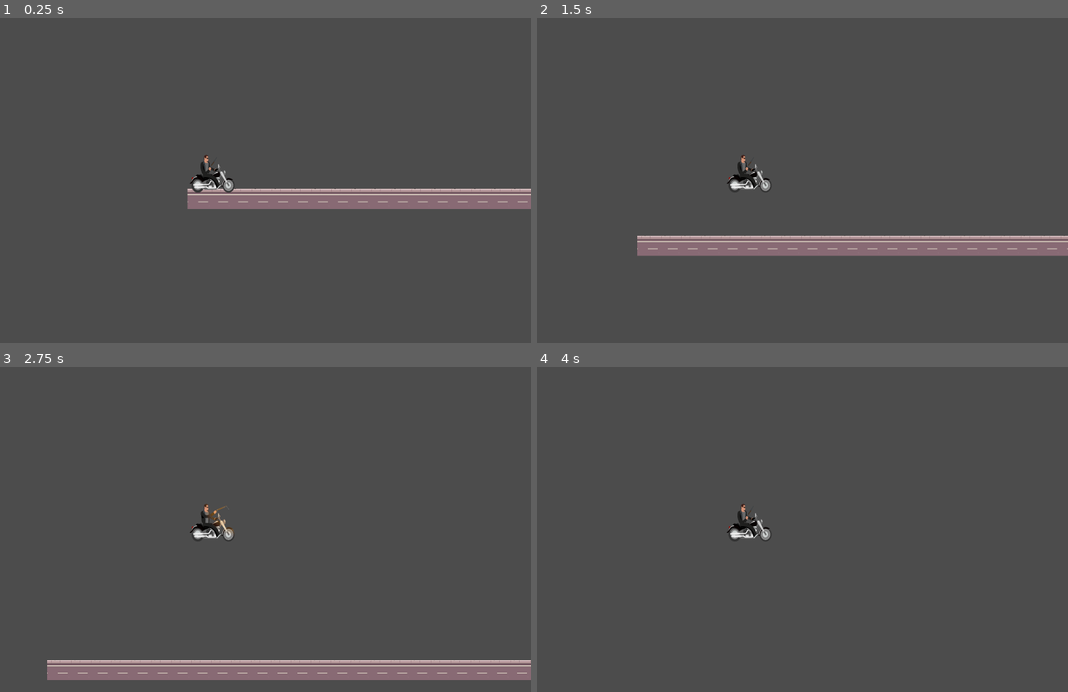
Above: before the commit, frames 1-4 (two rows, left to right).
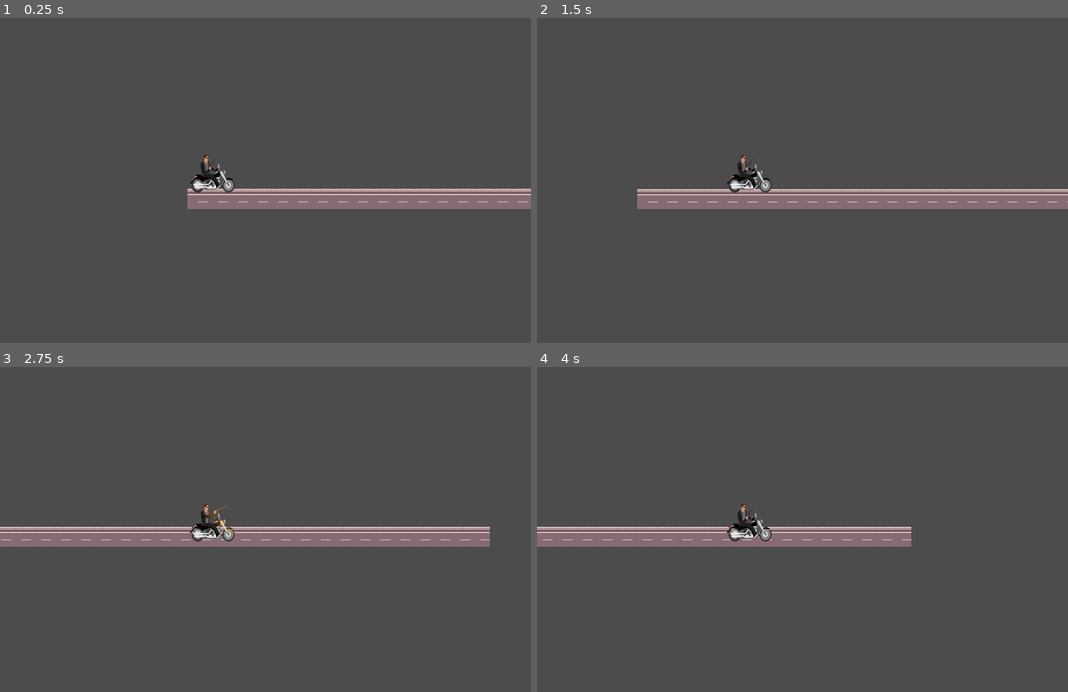
Above: after the commit, the same moments.

Repository: RafaelPuhl/Sons-Of-Anarchy-Game-GODOT-
Game: Godot game, scene res://scenes/Fase_1.tscn
Two runs of this game, one before a commit and one after it. Both use one fixed random seed, a clock stepped at 60 frames per second and the inputs below.
Inputs:
- Up to frame 1 (0.25 s): no input
- Up to frame 2 (1.5 s): hold F (atirar) 0.53-1.28 s; hold Right (right) from 0.53 s (still down); tap Space (jump) at 0.77, 1.07 s; tap Left (stop) at 0.8, 1.35 s
- Up to frame 3 (2.75 s): tap Space (jump) at 1.52, 1.55, 1.82, 2.1 s; release Right (right) at 2.03 s; hold F (atirar) from 2.03 s (still down)
- Up to frame 4 (4 s): release F (atirar) at 2.78 s; hold Right (right) from 2.78 s (still down); tap F (atirar) at 2.85 s; tap Space (jump) at 3.02, 3.32, 3.77, 3.8 s; tap Left (stop) at 3.05, 3.6 s

The runs differ from the first frame. In frame 1, less than 0.1% of the frame differs, in the area x 36-42%, y 42-53%; in frame 2, 9.7%; in frame 3, 11%, in the area x 0-100%, y 49-97%; in frame 4, 3.9%.

Commit message:
adicionado sons e criado fisica de parada por inercia

Diff:
--- a/Player/Player_JaxTeller.gd
+++ b/Player/Player_JaxTeller.gd
@@ -2,25 +2,42 @@
 
 const GRAVIDADE = 2500
 var velocidade = Vector2.ZERO
+var max_speed = 600
+var desaceleration_rate = 200
+var desaceleration_timer = 0.0
 
 onready var sprite = $AnimatedSprite
+onready var shootSound = $ShootSound
 
 func _ready() -> void:
 	pass
 
 func _physics_process(delta):
 	velocidade.y += GRAVIDADE * delta
-	velocidade = move_and_slide(velocidade)
+	velocidade = move_and_slide(velocidade,Vector2.UP)
 
 	var direcao = Input.get_action_strength("right") - Input.get_action_strength("left")
-	velocidade.x = direcao * 600
+
+	if direcao != 0:
+		velocidade.x = direcao * max_speed
+		desaceleration_timer = 0
+	elif Input.is_action_just_pressed("stop"):
+		velocidade.x = 0
+	else:
+		desaceleration_timer += delta
+		if desaceleration_timer < 2:
+			velocidade.x -= desaceleration_rate * delta * sign(velocidade.x)
+			velocidade.x = clamp(velocidade.x, -max_speed, max_speed)
+		else:
+			velocidade.x = 0
 
 	if velocidade.x > 0 and Input.get_action_strength("atirar"):
 		sprite.play("fire")
-		print("Atirou")
+		shootSound.play()
 
 	elif Input.get_action_strength("atirar"):
 		sprite.play("fire")
+		shootSound.play()
 
 	elif velocidade.x > 0:
 		sprite.play("right")
@@ -29,6 +46,6 @@
 		sprite.stop()
 		sprite.frame = 0
 
-	if Input.is_action_just_pressed("jump"):
+	if is_on_floor() and Input.is_action_just_pressed("jump"):
 		print("Pulou")
 		velocidade.y = -1000
--- a/Player/Player_JaxTeller.tscn
+++ b/Player/Player_JaxTeller.tscn
@@ -11,6 +11,7 @@
 [ext_resource path="res://Player/Fundo de B5 Removido.png" type="Texture" id=9]
 [ext_resource path="res://Player/Fundo de B1 Removido.png" type="Texture" id=10]
 [ext_resource path="res://Player/Fundo de B6 Removido.png" type="Texture" id=11]
+[ext_resource path="res://Player/shotgun-firing-4-6746.mp3" type="AudioStream" id=12]
 
 [sub_resource type="SpriteFrames" id=1]
 animations = [ {
@@ -43,7 +44,7 @@
 position = Vector2( 214.5, -20.9375 )
 scale = Vector2( 0.63125, 0.729792 )
 frames = SubResource( 1 )
-animation = "right"
+animation = "fire"
 
 [node name="CollisionShape2D" type="CollisionShape2D" parent="."]
 position = Vector2( 258, 78 )
@@ -64,3 +65,8 @@
 [node name="Camera2D" type="Camera2D" parent="."]
 offset = Vector2( 500, 0 )
 current = true
+
+[node name="ShootSound" type="AudioStreamPlayer" parent="."]
+stream = ExtResource( 12 )
+pitch_scale = 1.02
+bus = "SFX"
--- /dev/null
+++ b/default_bus_layout.tres
@@ -0,0 +1,15 @@
+[gd_resource type="AudioBusLayout" format=2]
+
+[resource]
+bus/1/name = "backgroundSound"
+bus/1/solo = false
+bus/1/mute = false
+bus/1/bypass_fx = false
+bus/1/volume_db = -18.9844
+bus/1/send = "Master"
+bus/2/name = "SFX"
+bus/2/solo = false
+bus/2/mute = false
+bus/2/bypass_fx = false
+bus/2/volume_db = 0.0
+bus/2/send = "Master"
--- a/scenes/Fase_1.tscn
+++ b/scenes/Fase_1.tscn
@@ -1,6 +1,7 @@
-[gd_scene load_steps=5 format=2]
+[gd_scene load_steps=6 format=2]
 
 [ext_resource path="res://scenes/Captura de Tela 2023-05-08 às 17.54.20 (1).png" type="Texture" id=1]
+[ext_resource path="res://scenes/rock-music-6211.mp3" type="AudioStream" id=2]
 [ext_resource path="res://Player/Player_JaxTeller.tscn" type="PackedScene" id=3]
 
 [sub_resource type="ConvexPolygonShape2D" id=1]
@@ -37,3 +38,8 @@
 tile_data = PoolIntArray( 393216, 0, 0, 393218, 0, 0, 393220, 0, 0, 393222, 0, 0, 393224, 0, 0, 393226, 0, 0, 393228, 0 …(257 unchanged characters)…
 
 [node name="Player_JaxTeller" parent="." instance=ExtResource( 3 )]
+
+[node name="AudioStreamPlayer" type="AudioStreamPlayer" parent="."]
+stream = ExtResource( 2 )
+autoplay = true
+bus = "backgroundSound"
Not shown: 1 places in Player/Player_JaxTeller.tscn that only renumber resources
Not shown, added: Player/braking-on-gravel-bike-14691.mp3.import
Not shown, added: Player/shotgun-firing-4-6746.mp3.import
Not shown, added: scenes/rock-music-6211.mp3.import
Not shown, added: Player/braking-on-gravel-bike-14691.mp3
Not shown, added: Player/shotgun-firing-4-6746.mp3
Not shown, added: scenes/rock-music-6211.mp3
